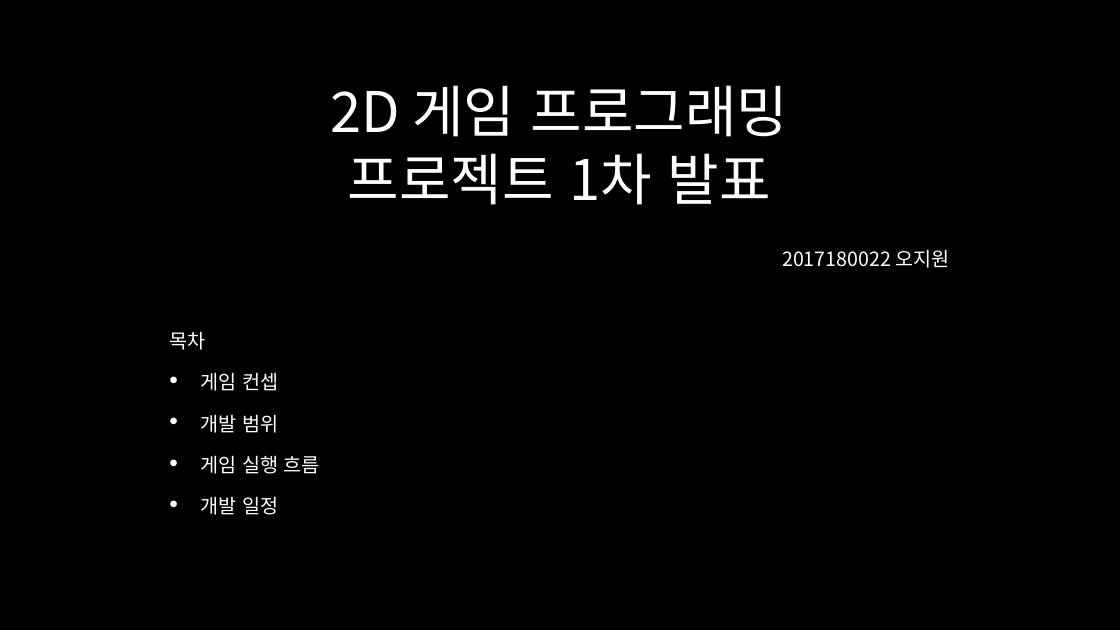
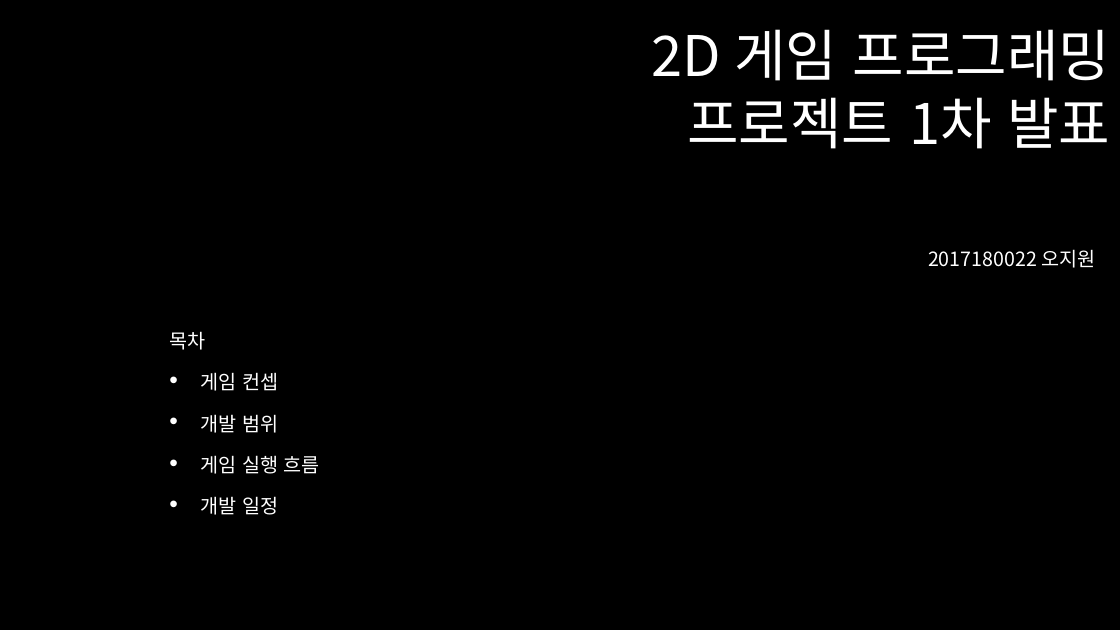
Before and after one commit to Ozy9665/2D_Project_2017180022, a slide deck: slide 1 of 2D 게임 프로그래밍 1차발표.pptx. Drawn at 1120x630 pixels with LibreOffice and Linux fonts; fonts in the diff are those of the drawing; background and template pictures are left out. Boxes give left, top, right and bottom in pixels: in the first picture for what was removed or moved away, otherwise in the second. Text is boxed around its words. In the diff, an @@ line names an element or a change of style, - is before the commit and + after.

Commit message:
개발 범위

```diff
--- a/2D 게임 프로그래밍 1차발표.pptx
+++ b/2D 게임 프로그래밍 1차발표.pptx
@@ title "2D 게임 프로그래밍 프로젝트 1차 ...": place and size @@
-title "2D 게임 프로그래밍 프로젝트 1차 ..." at [330, 85, 789, 205]
+title "2D 게임 프로그래밍 프로젝트 1차 ..." at [652, 29, 1111, 149]
@@ title "2D 게임 프로그래밍 프로젝트 1차 ..." at [652, 29, 1111, 149]: alignment centre to right @@
@@ subtitle "2017180022 오지원" rewrapped from [169, 249, 949, 515] to [169, 249, 1095, 515] @@
```
Also in this commit, not shown: 2 other slides changed, 2 other files.
